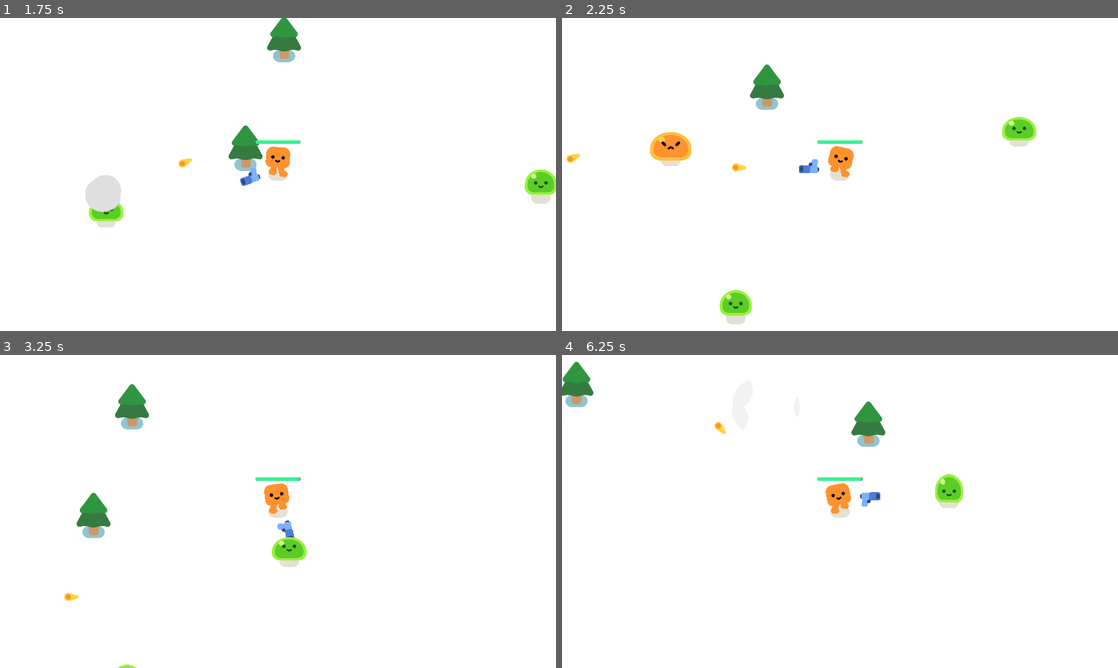
Above: before the commit, frames 1-4 (two rows, left to right).
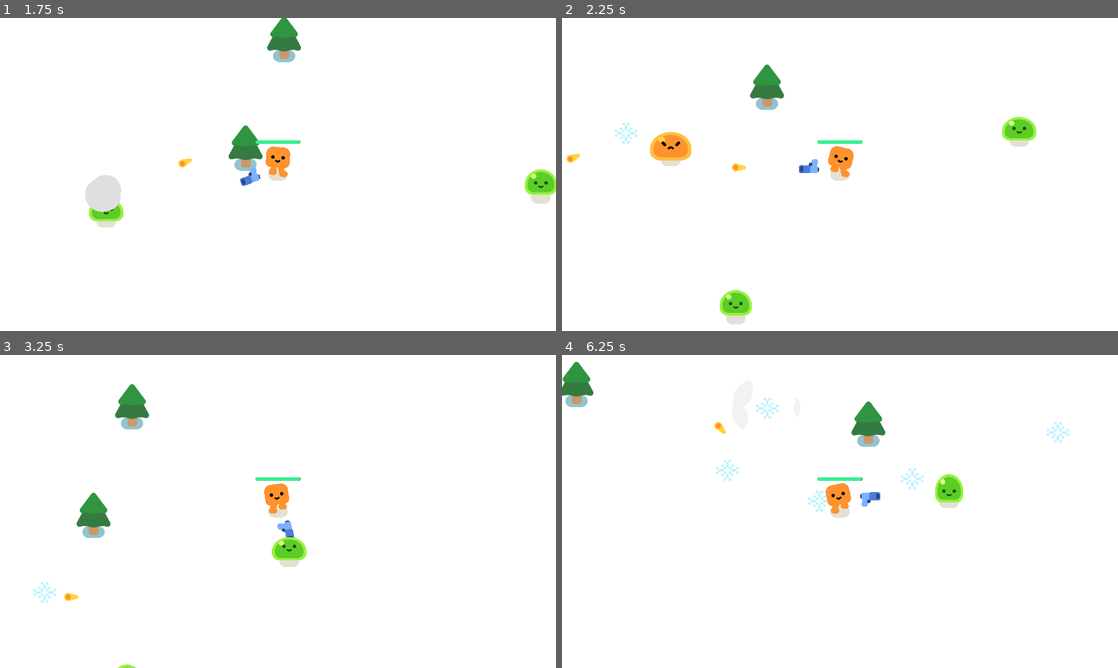
Above: after the commit, the same moments.

Repository: joszeto1/2024-game-final
Game: Godot game, scene res://survivors_game.tscn
Two runs of this game, one before a commit and one after it. Both use one fixed random seed, a clock stepped at 60 frames per second and the inputs below.
Inputs:
- Up to frame 1 (1.75 s): tap Enter at 0.5 s; hold D (move_right) 0.53-1.28 s; hold S (move_down) from 1.28 s (still down)
- Up to frame 2 (2.25 s): release S (move_down) at 2.03 s; hold D (move_right) from 2.03 s (still down)
- Up to frame 3 (3.25 s): release D (move_right) at 2.78 s; hold W (move_up) from 2.78 s (still down)
- Up to frame 4 (6.25 s): release W (move_up) at 3.53 s; hold A (move_left) 3.53-5.03 s; hold S (move_down) 5.03-5.78 s; hold D (move_right) from 5.78 s (still down)

Frame 1 is identical in both runs. In frame 2, less than 0.1% of the frame differs, in the area x 9-14%, y 33-41%; in frame 3, less than 0.1%; in frame 4, 0.4%, in the area x 27-92%, y 13-50%.

Commit message:
mobs spawn an item on death

Diff:
--- a/mob.gd
+++ b/mob.gd
@@ -21,3 +21,8 @@
 		var smoke = SMOKE_SCENE.instantiate()
 		get_parent().add_child(smoke)
 		smoke.global_position = global_position
+
+		const DROPS_SCENE = preload("res://mob_drop.tscn")
+		var drops = DROPS_SCENE.instantiate()
+		get_parent().add_child(drops)
+		drops.global_position = global_position
--- /dev/null
+++ b/mob_drop.gd
@@ -0,0 +1 @@
+extends Area2D
--- /dev/null
+++ b/mob_drop.tscn
@@ -0,0 +1,19 @@
+[gd_scene load_steps=4 format=3 uid="uid://dv2khck50oo8x"]
+
+[ext_resource type="Script" path="res://mob_drop.gd" id="1_my7tx"]
+[ext_resource type="Texture2D" uid="uid://beuuhbca7o4se" path="res://snowflake.png" id="2_yh42a"]
+
+[sub_resource type="CircleShape2D" id="CircleShape2D_3laa5"]
+radius = 49.0918
+
+[node name="MobDrop" type="Area2D"]
+script = ExtResource("1_my7tx")
+
+[node name="Sprite2D" type="Sprite2D" parent="."]
+position = Vector2(8, 7)
+scale = Vector2(0.967882, 0.882089)
+texture = ExtResource("2_yh42a")
+
+[node name="CollisionShape2D" type="CollisionShape2D" parent="."]
+position = Vector2(3, 6)
+shape = SubResource("CircleShape2D_3laa5")
Binary file added: snowflake.png
Not shown, added: snowflake.png.import
